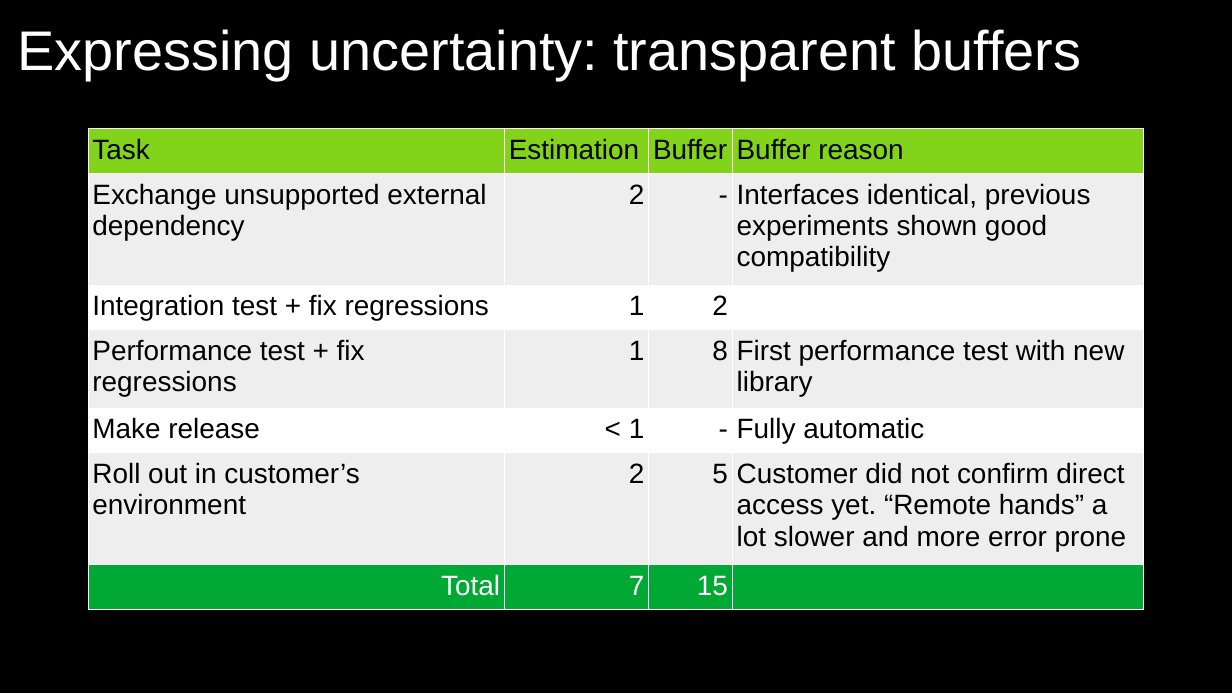
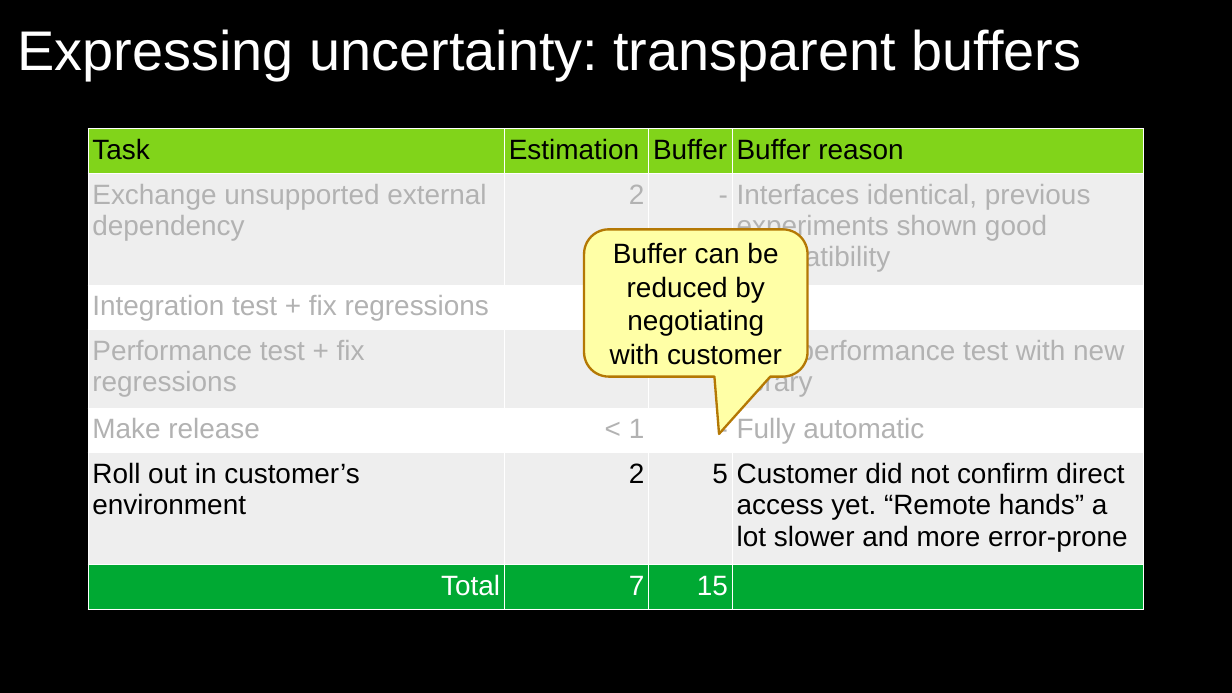
Before and after one commit to exasol/tutorials, a slide deck: slide 10 of estimating/estimating.odp (slide 6 before the commit). Drawn at 1232x693 pixels with LibreOffice and Linux fonts; fonts in the diff are those of the drawing; background and template pictures are left out. Boxes give left, top, right and bottom in pixels: in the first picture for what was removed or moved away, otherwise in the second. Text is boxed around its words. In the diff, an @@ line names an element or a change of style, - is before the commit and + after.

```diff
--- a/estimating/estimating.odp
+++ b/estimating/estimating.odp
@@ table at [88,129,1145,600] @@
-row 6, column 4: Customer did not confirm direct access yet. “Remote hands” a lot slower and more error prone
+row 6, column 4: Customer did not confirm direct access yet. “Remote hands” a lot slower and more error-prone
@@ text colour #000000 to #B2B2B2 in "Exchange unsupported external dependency", "2", "-", "Interfaces identical, previous experiments shown good compat ..." and 11 more places @@
@@ rounded speech box added at [585,229,808,377], fill #FFFFA6, outline #B47804 1.5 pt, 18 pt, text #000000 @@
+Buffer can be reduced by negotiating with customer
```
Also in this commit, not shown: 10 other slides changed, 6 slides added.
